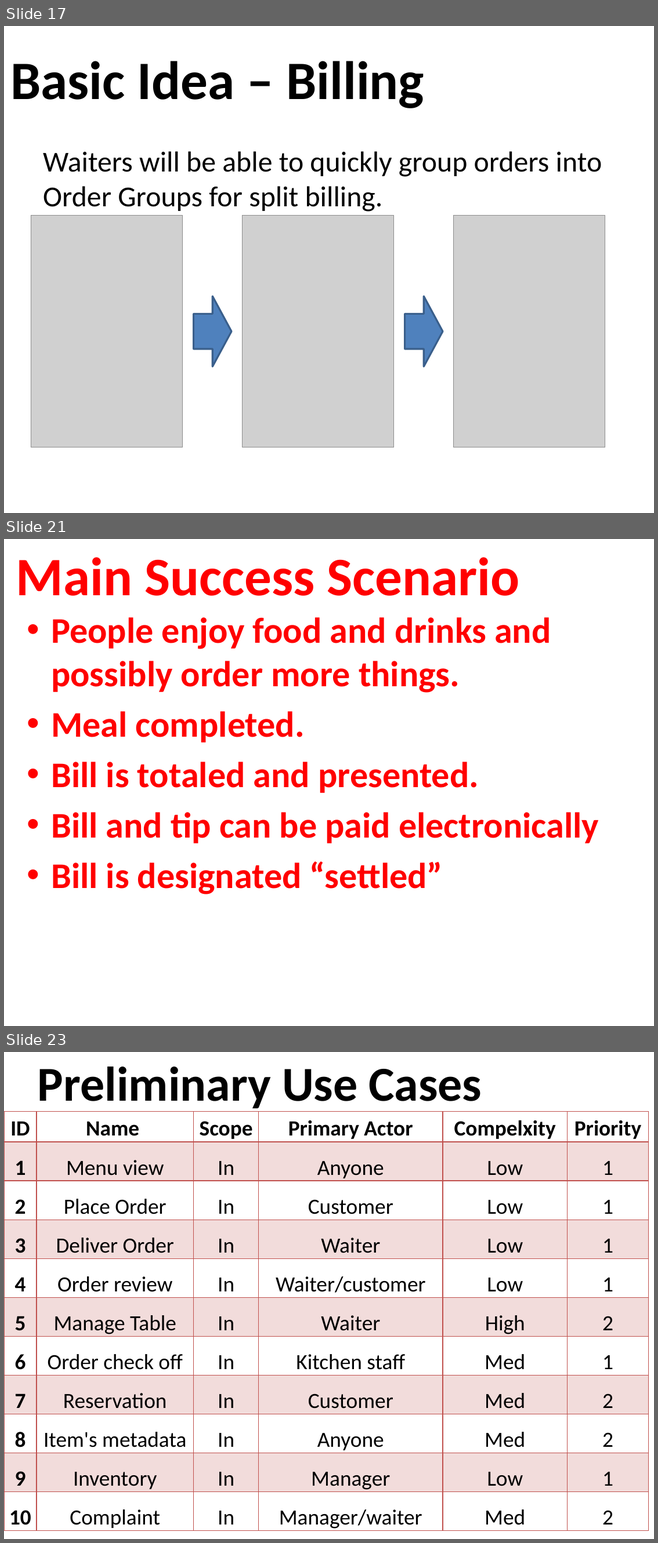
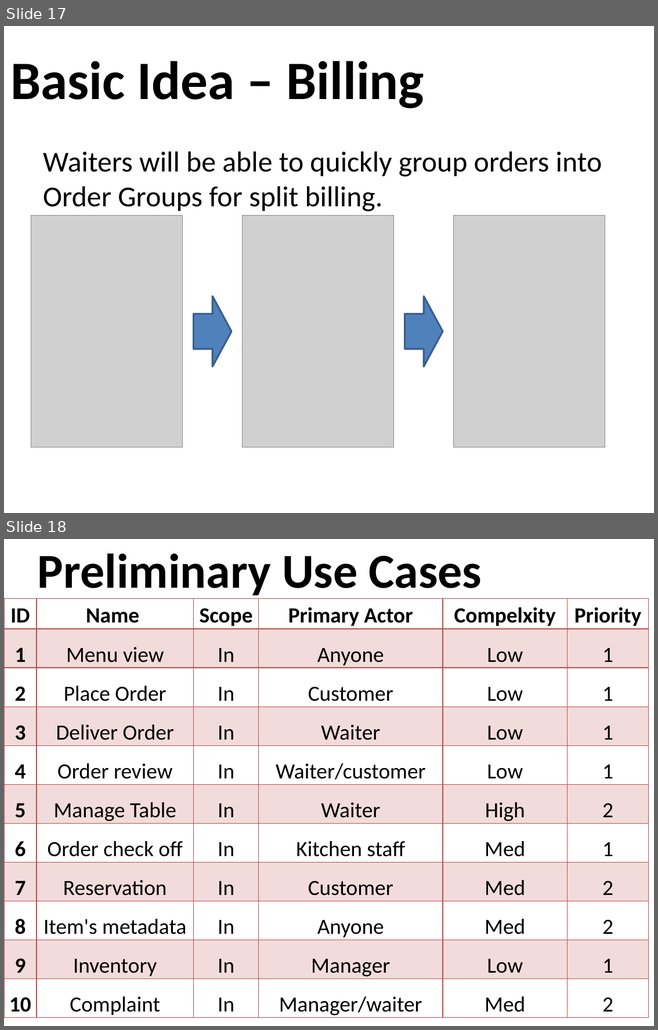
Before and after one commit to osmihi/Capstone, a slide deck: Project Documents/Group3_Presentation1_Capstone.pptx. Shown one above the other, each under a label of ours: slides 17, 21 and 23 before the commit, slides 17 and 18 after it; the slides between them are not shown. The pictures are 658x1543 and 658x1030 pixels, drawn with LibreOffice and Linux fonts; fonts in the diff are those of the drawing; grey boxes stand for pictures; background and template pictures are left out. Boxes give left, top, right and bottom in pixels: in the first picture for what was removed or moved away, otherwise in the second. Text is boxed around its words. In the diff, an @@ line names an element or a change of style, - is before the commit and + after.

Commit message:
Removed Main Success Scenario Slides
These were replaced by the Basic Idea Slides

```diff
--- a/Project Documents/Group3_Presentation1_Capstone.pptx
+++ b/Project Documents/Group3_Presentation1_Capstone.pptx
@@ slide 21 removed at (4,539,654,1026), background picture (left out) @@
@@ title removed at (16,557,520,596) @@
-Main Success Scenario
@@ text removed at (51,617,598,895) @@
-• People enjoy food and drinks and possibly order more things.
-• Meal completed.
-• Bill is totaled and presented.
-• Bill and tip can be paid electronically
-• Bill is designated “settled”
@@ what was slide 23 is now slide 18 @@
```
Also in this commit, not shown: 4 other slides removed.
